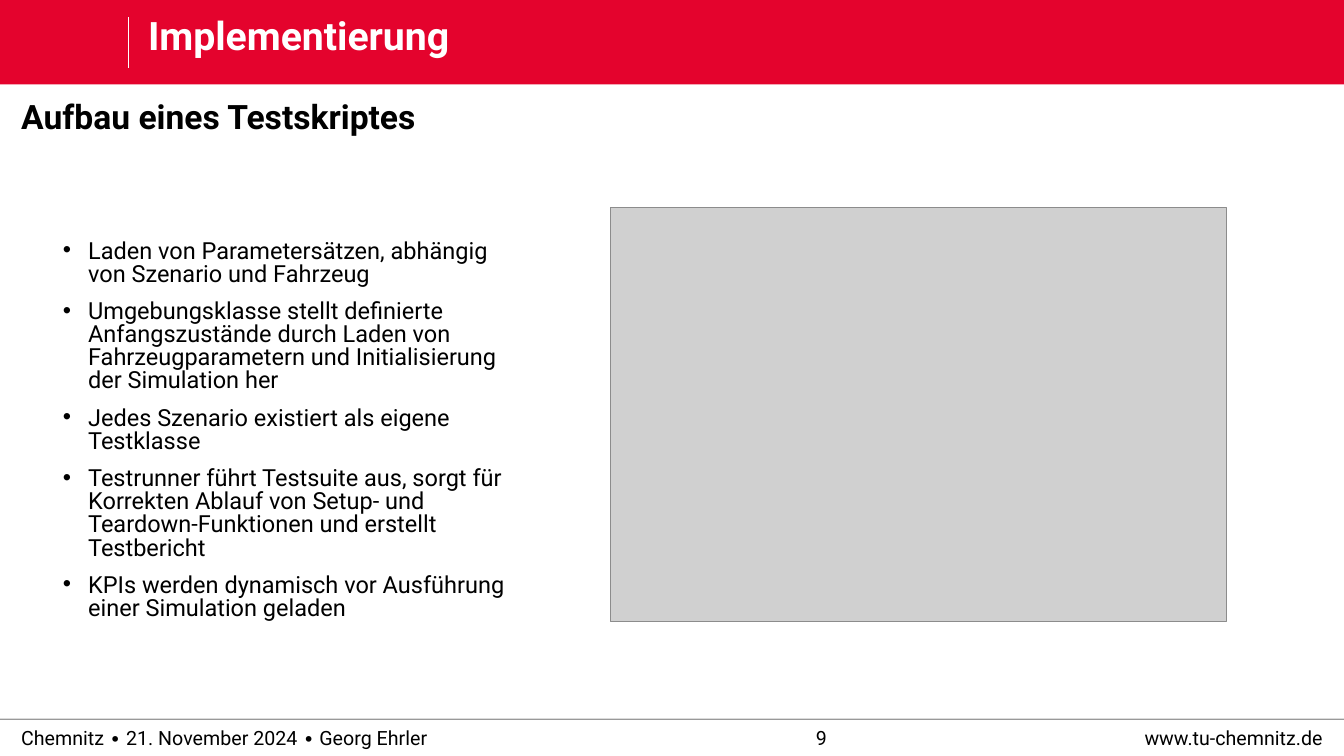
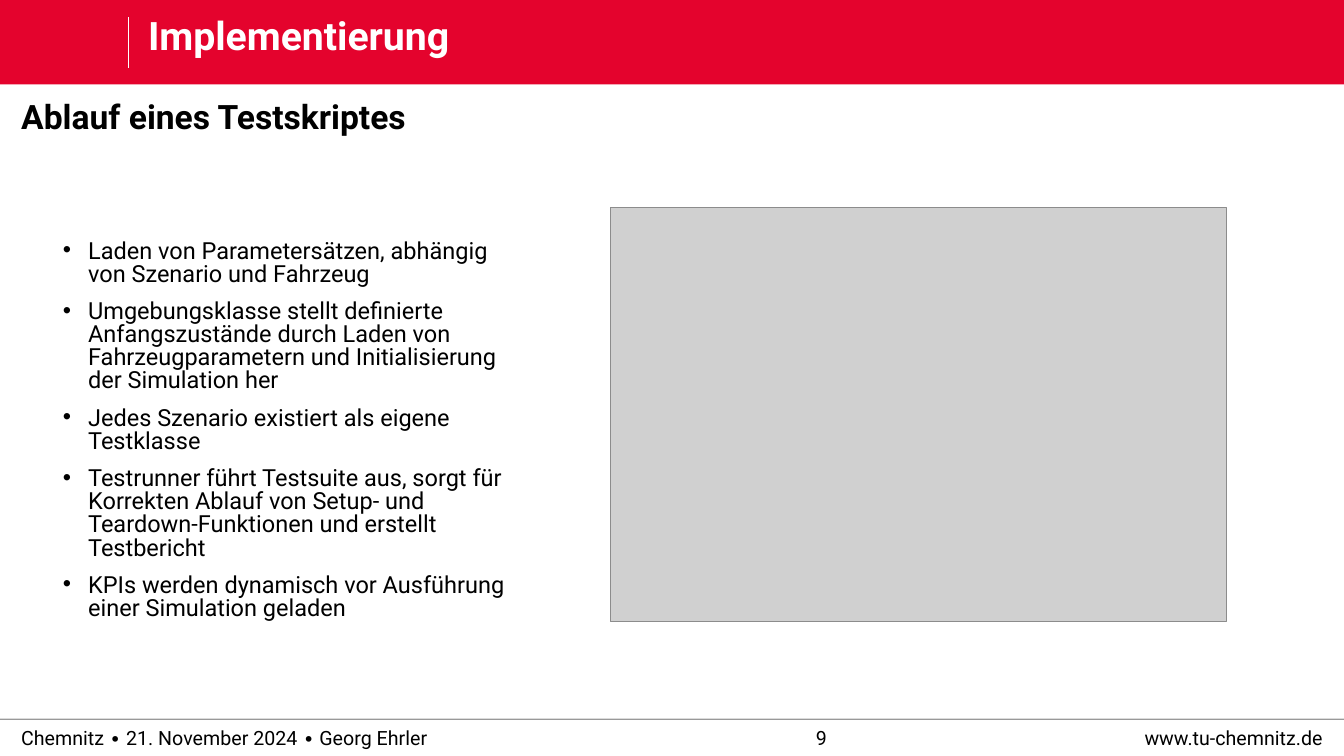
Before and after one commit to derEhrler/ACSDthesis_edited, a slide deck: slide 9 of defense/praktikum_defense.pptx. Drawn at 1344x756 pixels with LibreOffice and Linux fonts; fonts in the diff are those of the drawing; grey boxes stand for pictures; background and template pictures are left out. Boxes give left, top, right and bottom in pixels: in the first picture for what was removed or moved away, otherwise in the second. Text is boxed around its words. In the diff, an @@ line names an element or a change of style, - is before the commit and + after.

```diff
--- a/defense/praktikum_defense.pptx
+++ b/defense/praktikum_defense.pptx
@@ text at [21,103,406,136]: text changed @@
-Aufbau eines Testskriptes
+Ablauf eines Testskriptes
```
Also in this commit, not shown: 10 other slides changed, 2 slides added, 3 slides removed.
